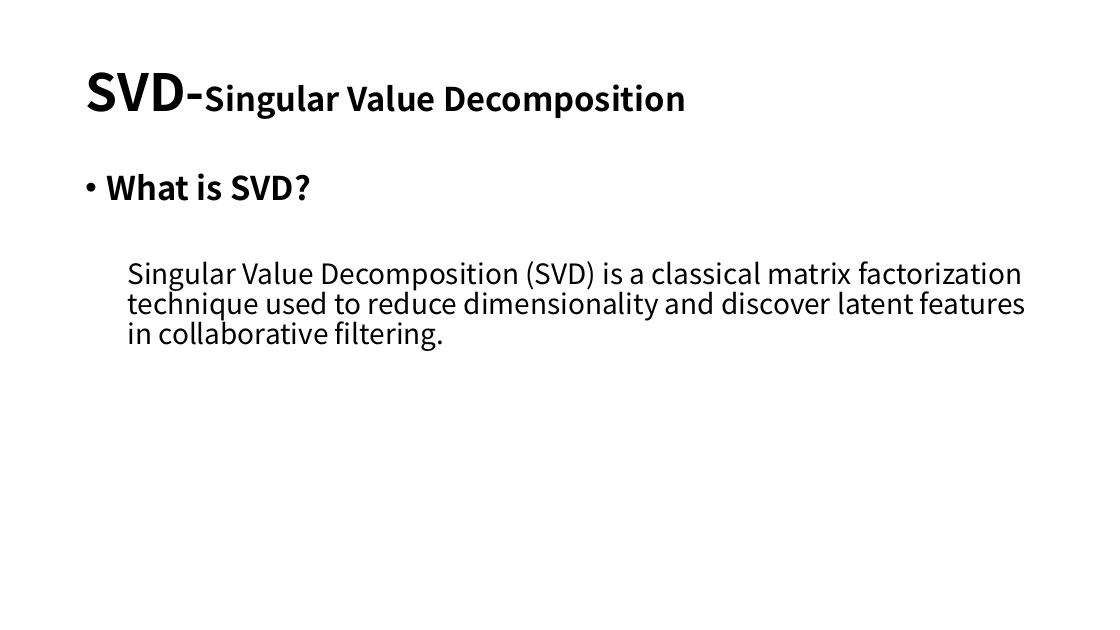
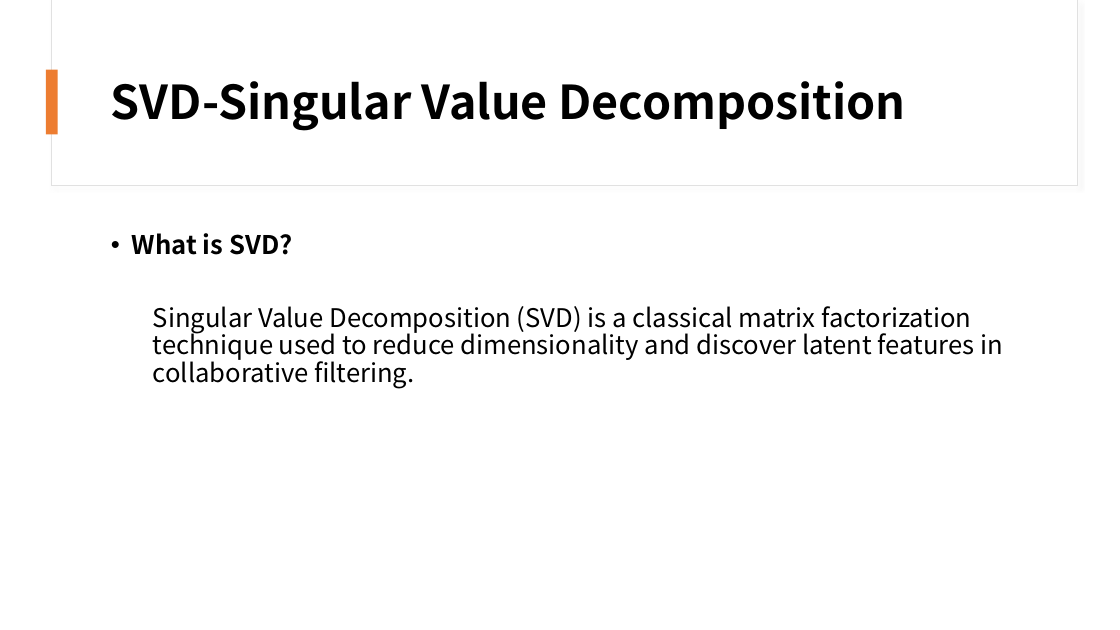
Before and after one commit to susie682/752-project, a slide deck: slide 10 of Commerce Product Recommendation with Spark ML-PPT.pptx. Drawn at 1120x630 pixels with LibreOffice and Linux fonts; fonts in the diff are those of the drawing. Boxes give left, top, right and bottom in pixels: in the first picture for what was removed or moved away, otherwise in the second. Text is boxed around its words. In the diff, an @@ line names an element or a change of style, - is before the commit and + after.

```diff
--- a/Commerce Product Recommendation with Spark ML-PPT.pptx
+++ b/Commerce Product Recommendation with Spark ML-PPT.pptx
@@ rectangle added at [51, 0, 1077, 186], fill #FFFFFF, outline #E1E1E1 0.75 pt @@
@@ rectangle added at [52, 0, 1077, 185], fill #FFFFFF @@
@@ title "SVD-Singular Value Decomposition": place and size @@
-title "SVD-Singular Value Decomposition" at [85, 72, 686, 119]
+title "SVD-Singular Value Decomposition" at [111, 81, 906, 131]
@@ title "SVD-Singular Value Decomposition" at [111, 81, 906, 131]: size 44 to 40 pt in "SVD-Singular"; size 28 to 40 pt in "SVD-Singular Value Decomposition" @@
@@ rectangle added at [46, 70, 58, 134], fill #ED7D31 @@
@@ text "What is SVD?": place and size @@
-text "What is SVD?" at [106, 173, 1026, 351]
+text "What is SVD?" at [132, 233, 1004, 389]
@@ text "What is SVD?" at [132, 233, 1004, 389]: size 28 to 22 pt in "What is SVD?"; size 24 to 22 pt @@
```
Also in this commit, not shown: 10 other slides changed, 4 slides added, 6 slides removed.
